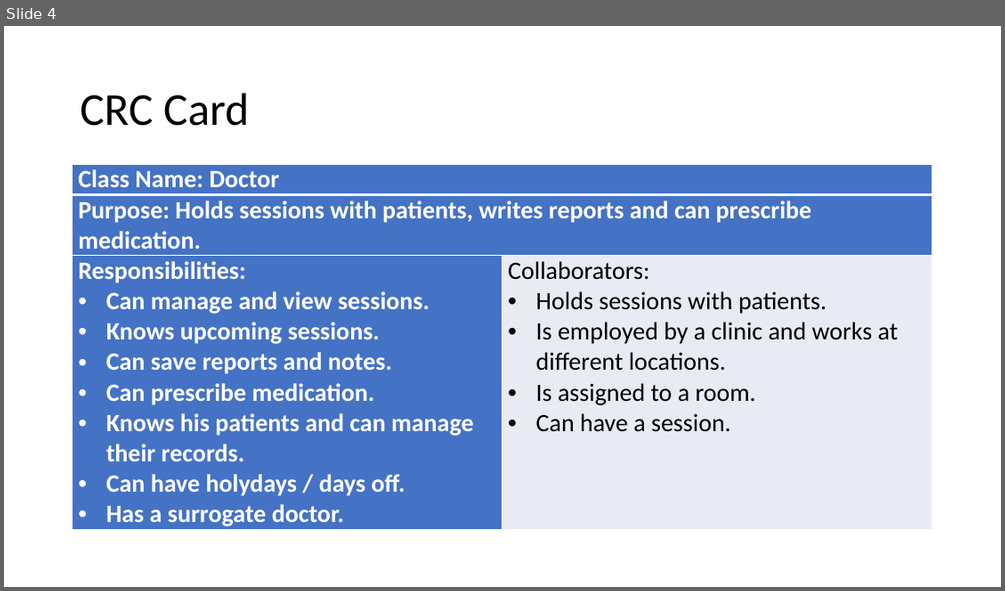
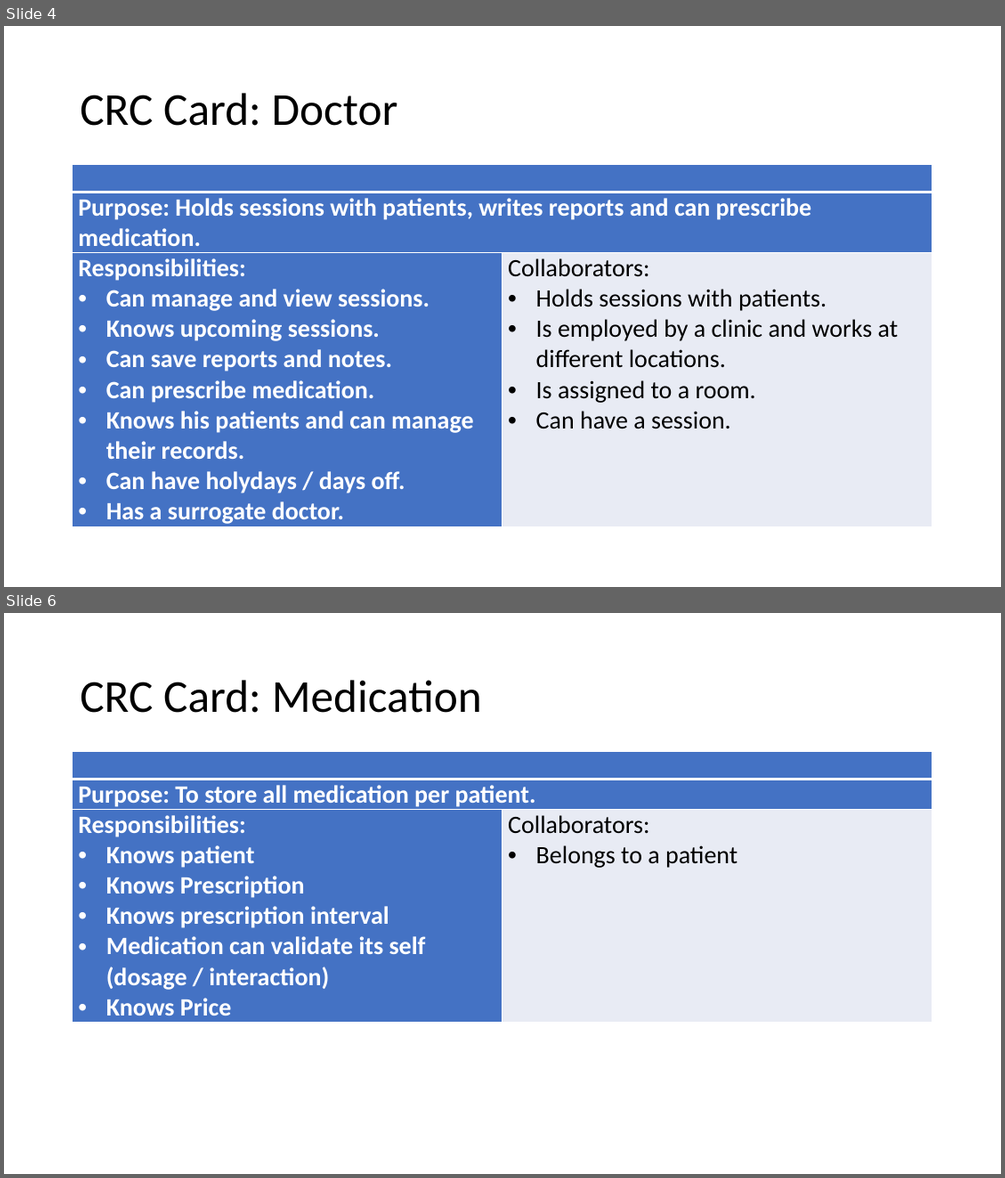
Before and after one commit to AdrianAulbach/CS1, a slide deck: docs/CS1/task07/Presentation_Task_7.pptx. Shown one above the other, each under a label of ours: slide 4 before the commit, slides 4 and 6 after it; the slides between them are not shown. The pictures are 1005x591 and 1005x1178 pixels, drawn with LibreOffice and Linux fonts; fonts in the diff are those of the drawing. Boxes give left, top, right and bottom in pixels: in the first picture for what was removed or moved away, otherwise in the second. Text is boxed around its words. In the diff, an @@ line names an element or a change of style, - is before the commit and + after.

```diff
--- a/docs/CS1/task07/Presentation_Task_7.pptx
+++ b/docs/CS1/task07/Presentation_Task_7.pptx
@@ slide 6 added at [4, 613, 1001, 1174], background #FFFFFF @@
@@ title added at [80, 680, 482, 713], 44 pt, text #000000 @@
+CRC Card: Medication
@@ table added at [73, 751, 933, 1021], 3 rows, 2 columns @@
+ | 
+Purpose: To store all medication per patient. | 
+Responsibilities: / Knows patient / Knows Prescription / Knows prescription interval / Medication can validate its self (dosage / interaction) / Knows Price | Collaborators: / Belongs to a patient
@@ slide 4 changed as well @@
@@ title at [80, 93, 398, 126]: text changed @@
-CRC Card
+CRC Card: Doctor
@@ table at [73, 164, 933, 527] @@
-row 1, column 1: Class Name: Doctor
+row 1, column 1: 
```
Also in this commit, not shown: 2 other slides changed, 6 other slides added, 2 slides removed, 3 other files.
